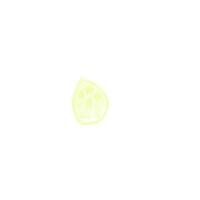
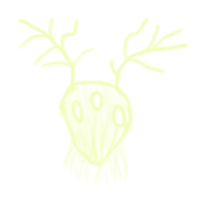
Revision of a layered 200x200 image; what changed, layer by layer:
added layer "animal lines" above "animal glow" over [15, 16, 189, 169]
added layer "animal glow" above "animal aura" over [58, 73, 166, 186]
added layer "animal aura" above "smol face" over [15, 16, 189, 186]
hid "smol face" over [70, 75, 110, 126]
hid "smol orb" over [51, 61, 133, 137]
hid "smol bg glow", painted on it over [15, 16, 189, 186]
